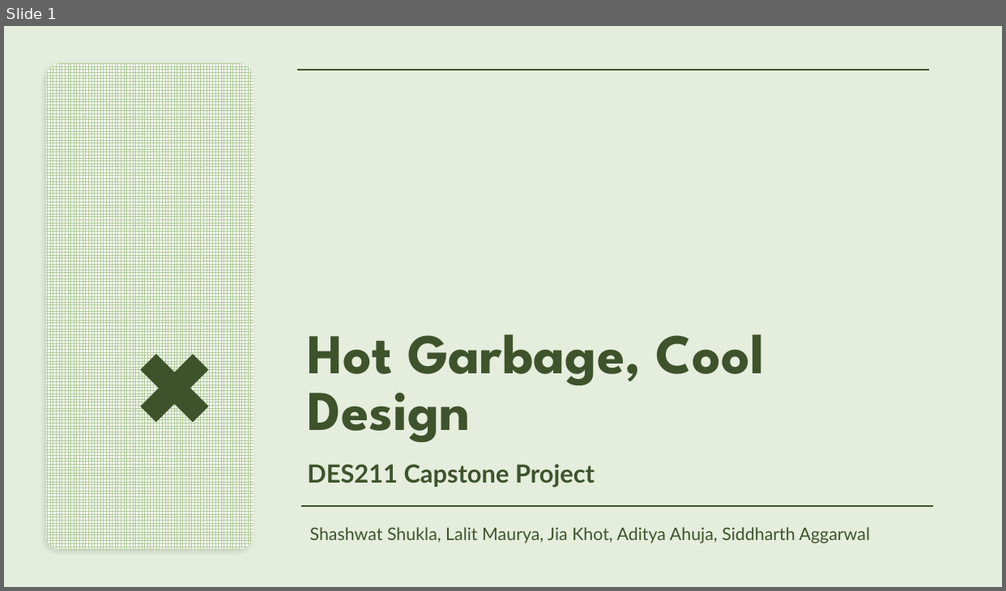
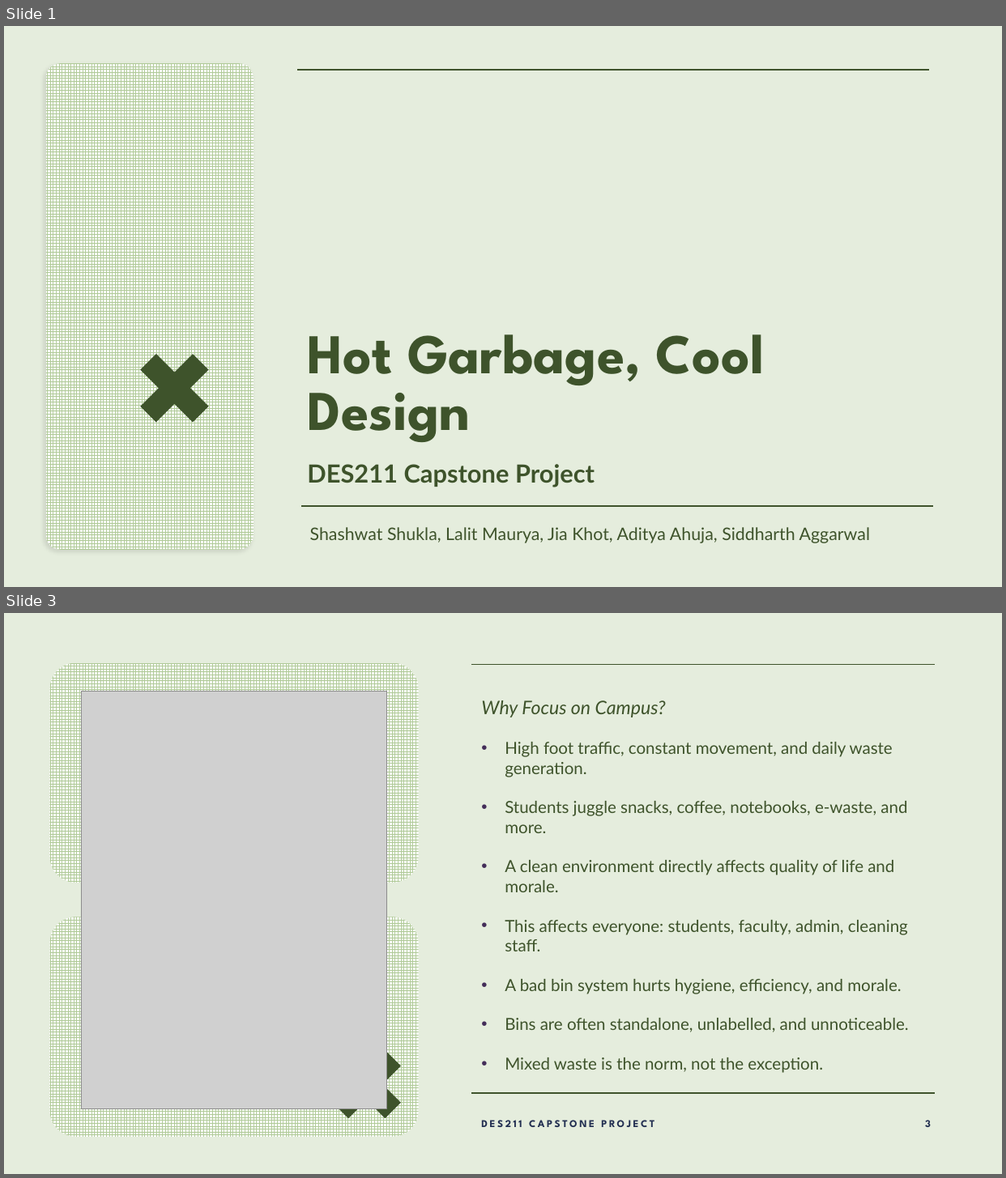
Before and after one commit to lalitm1004/DES211-CCD, a slide deck: presentation.pptx. Shown one above the other, each under a label of ours: slide 1 before the commit, slides 1 and 3 after it; the slides between them are not shown. The pictures are 1006x591 and 1006x1178 pixels, drawn with LibreOffice and Linux fonts; fonts in the diff are those of the drawing; grey boxes stand for pictures; background and template pictures are left out. Boxes give left, top, right and bottom in pixels: in the first picture for what was removed or moved away, otherwise in the second. Text is boxed around its words. In the diff, an @@ line names an element or a change of style, - is before the commit and + after.

```diff
--- a/presentation.pptx
+++ b/presentation.pptx
@@ slide 3 added at bbox=[4, 613, 1002, 1174], background #E5EDDD @@
@@ rounded rectangle added at bbox=[49, 663, 418, 884], fill pattern #B0CA98 on #FFFFFF @@
@@ line added from (471, 665) to (935, 665), #3E532A 1 pt @@
@@ picture added at bbox=[81, 691, 386, 1109] @@
@@ text added at bbox=[481, 700, 909, 1073], 16 pt, text #3E532A @@
+Why Focus on Campus?
+• High foot traffic, constant movement, and daily waste generation.
+• Students juggle snacks, coffee, notebooks, e-waste, and more.
+• A clean environment directly affects quality of life and morale.
+• This affects everyone: students, faculty, admin, cleaning staff.
+• A bad bin system hurts hygiene, efficiency, and morale.
+• Bins are often standalone, unlabelled, and unnoticeable.
+• Mixed waste is the norm, not the exception.
@@ rounded rectangle added at bbox=[49, 917, 418, 1137], fill pattern #B0CA98 on #FFFFFF @@
@@ plus added at bbox=[314, 1032, 419, 1137], fill #3E532A @@
@@ line added from (471, 1093) to (935, 1093), #3E532A 1 pt @@
@@ text added at bbox=[481, 1120, 654, 1127], 10 pt, text #222F51, bold @@
+DES211 CAPSTONE PROJECT
@@ page number added at bbox=[925, 1120, 931, 1127], 10 pt, text #222F51, bold @@
+3
```
Also in this commit, not shown: 2 slides changed, 4 other slides added, 3 slides removed.
